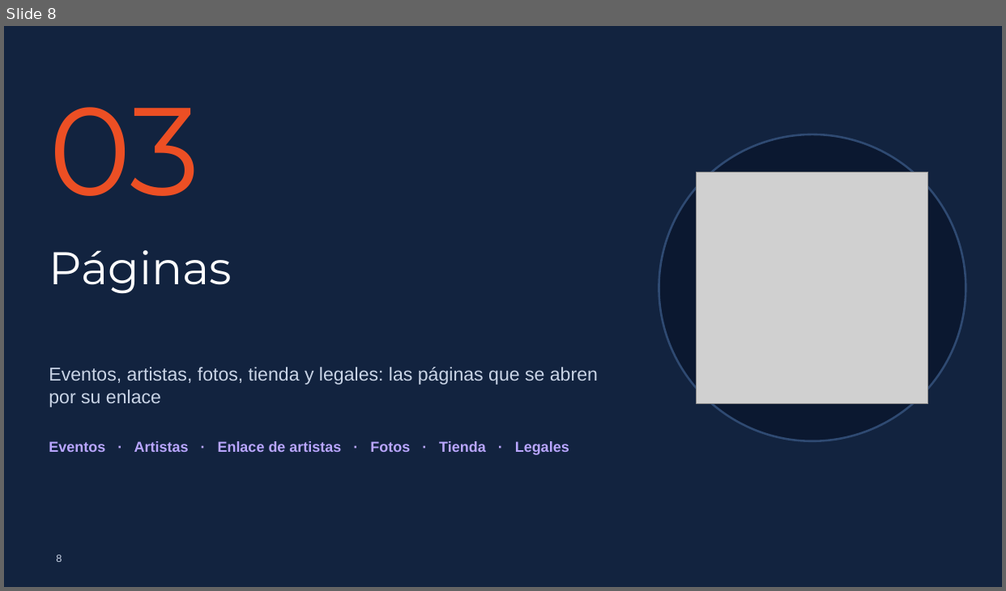
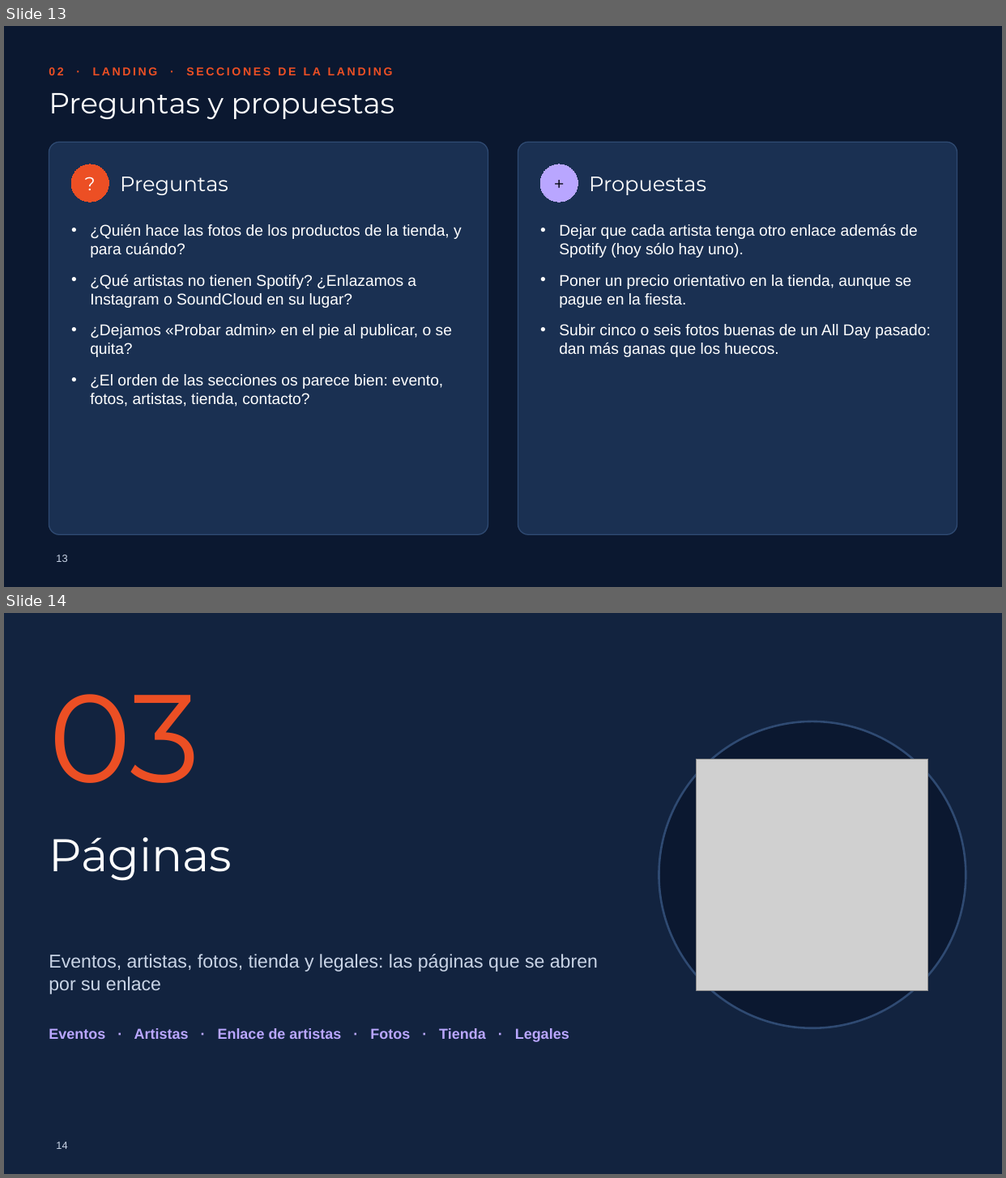
Before and after one commit to picodepato/boia-planet-web, a slide deck: docs/presentacion/boia-planet.pptx. Shown one above the other, each under a label of ours: slide 8 before the commit, slides 13 and 14 after it. The pictures are 1006x591 and 1006x1178 pixels, drawn with LibreOffice and Linux fonts; fonts in the diff are those of the drawing; grey boxes stand for pictures; background and template pictures are left out. Boxes give left, top, right and bottom in pixels: in the first picture for what was removed or moved away, otherwise in the second. Text is boxed around its words. In the diff, an @@ line names an element or a change of style, - is before the commit and + after.

Commit message:
T205: Part 2: Landing

```diff
--- a/docs/presentacion/boia-planet.pptx
+++ b/docs/presentacion/boia-planet.pptx
@@ slide 13 added at box(4, 26, 1002, 587), background #0B1830 @@
@@ text added at box(49, 67, 393, 75), 11 pt, text #EC4F24, bold @@
+02 · LANDING · SECCIONES DE LA LANDING
@@ title added at box(49, 93, 395, 119), 28 pt, text #FFFFFF @@
+Preguntas y propuestas
@@ rounded rectangle added at box(49, 142, 488, 535), fill #1A3052, outline #2F4A72 1 pt @@
@@ rounded rectangle added at box(518, 142, 957, 535), fill #1A3052, outline #2F4A72 1 pt @@
@@ ellipse added at box(71, 165, 108, 202), fill #EC4F24, outline #EC4F24 0.75 pt, 18 pt, text #FFFFFF @@
+?
@@ ellipse added at box(541, 165, 578, 202), fill #B9A6FF, outline #B9A6FF 0.75 pt, 18 pt, text #05080F @@
++
@@ text added at box(120, 177, 228, 195), 20 pt, text #FFFFFF @@
+Preguntas
@@ text added at box(589, 177, 706, 195), 20 pt, text #FFFFFF @@
+Propuestas
@@ text added at box(90, 224, 462, 407), 15 pt, text #FFFFFF @@
+• ¿Quién hace las fotos de los productos de la tienda, y para cuándo?
+• ¿Qué artistas no tienen Spotify? ¿Enlazamos a Instagram o SoundCloud en su lugar?
+• ¿Dejamos «Probar admin» en el pie al publicar, o se quita?
+• ¿El orden de las secciones os parece bien: evento, fotos, artistas, tienda, contacto?
@@ text added at box(559, 224, 930, 357), 15 pt, text #FFFFFF @@
+• Dejar que cada artista tenga otro enlace además de Spotify (hoy sólo hay uno).
+• Poner un precio orientativo en la tienda, aunque se pague en la fiesta.
+• Subir cinco o seis fotos buenas de un All Day pasado: dan más ganas que los huecos.
@@ page number added at box(56, 555, 67, 562), 10 pt, text #C9D4E6 @@
+13
@@ what was slide 8 is now slide 14 @@
@@ page number at box(56, 1142, 67, 1149): text changed @@
-8
+14
```
Also in this commit, not shown: 4 slides changed, 6 other slides added, 1 slide removed, 16 other files.
